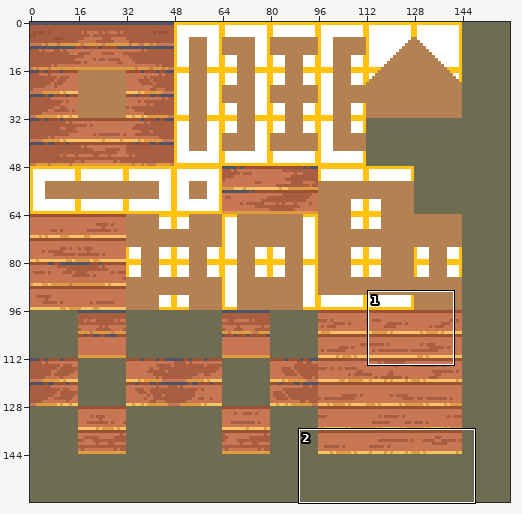
File history of a sprite sheet, images/experimental/rpg/floorboards-b.png. Above: a wide view before the commit, with the close-up outlined.
Close-up. Old version:
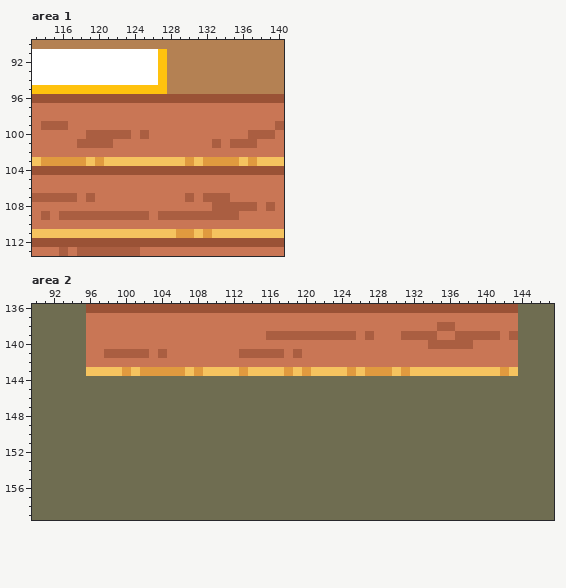
The file is 160x160 pixels. Shown: area 1: x 113..140, y 90..113; area 2: x 90..147, y 136..159.
And afterwards:
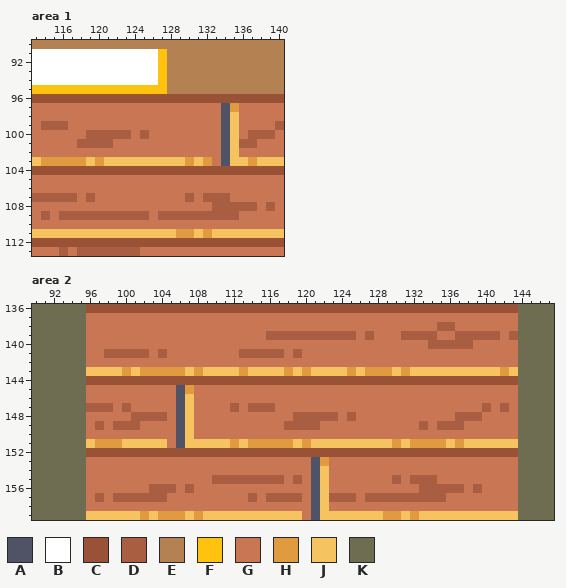
Palette (. is transparent): A #505265  B #ffffff  C #9a5236  D #aa5e41  E #b48153  F #ffc20e  G #c97655  H #e09a3f  J #f5c35f  K #6f6d51
Author's note on the commit: Gave floorboards termination.
From old to new:
--- area 1
@@ x 131..137 @@
  96 CCCCCCC
- 97 GGGGGGG
- 98 GGGGGGG
- 99 GGGGGGG
-100 GGGGGGD
-101 GGDGDDD
-102 GGGGGGG
-103 JHHHHJH
+ 97 GGGAHGG
+ 98 GGGAJGG
+ 99 GGGAJGG
+100 GGGAJGD
+101 GGGAJDD
+102 GGGAJGG
+103 JHGAJJH
 104 CCCCCCC
--- area 2
@@ x 90..147 @@
 143 KKKKKKJJJJHJHHHHHJHJJJJHJJJJHJHJJJJHJHHHJHJJJJJJJJJJHJKKKK
-144 KKKKKKKKKKKKKKKKKKKKKKKKKKKKKKKKKKKKKKKKKKKKKKKKKKKKKKKKKK
-145 KKKKKKKKKKKKKKKKKKKKKKKKKKKKKKKKKKKKKKKKKKKKKKKKKKKKKKKKKK
-146 KKKKKKKKKKKKKKKKKKKKKKKKKKKKKKKKKKKKKKKKKKKKKKKKKKKKKKKKKK
-147 KKKKKKKKKKKKKKKKKKKKKKKKKKKKKKKKKKKKKKKKKKKKKKKKKKKKKKKKKK
-148 KKKKKKKKKKKKKKKKKKKKKKKKKKKKKKKKKKKKKKKKKKKKKKKKKKKKKKKKKK
-149 KKKKKKKKKKKKKKKKKKKKKKKKKKKKKKKKKKKKKKKKKKKKKKKKKKKKKKKKKK
-150 KKKKKKKKKKKKKKKKKKKKKKKKKKKKKKKKKKKKKKKKKKKKKKKKKKKKKKKKKK
-151 KKKKKKKKKKKKKKKKKKKKKKKKKKKKKKKKKKKKKKKKKKKKKKKKKKKKKKKKKK
-152 KKKKKKKKKKKKKKKKKKKKKKKKKKKKKKKKKKKKKKKKKKKKKKKKKKKKKKKKKK
-153 KKKKKKKKKKKKKKKKKKKKKKKKKKKKKKKKKKKKKKKKKKKKKKKKKKKKKKKKKK
-154 KKKKKKKKKKKKKKKKKKKKKKKKKKKKKKKKKKKKKKKKKKKKKKKKKKKKKKKKKK
-155 KKKKKKKKKKKKKKKKKKKKKKKKKKKKKKKKKKKKKKKKKKKKKKKKKKKKKKKKKK
-156 KKKKKKKKKKKKKKKKKKKKKKKKKKKKKKKKKKKKKKKKKKKKKKKKKKKKKKKKKK
-157 KKKKKKKKKKKKKKKKKKKKKKKKKKKKKKKKKKKKKKKKKKKKKKKKKKKKKKKKKK
-158 KKKKKKKKKKKKKKKKKKKKKKKKKKKKKKKKKKKKKKKKKKKKKKKKKKKKKKKKKK
-159 KKKKKKKKKKKKKKKKKKKKKKKKKKKKKKKKKKKKKKKKKKKKKKKKKKKKKKKKKK
+144 KKKKKKCCCCCCCCCCCCCCCCCCCCCCCCCCCCCCCCCCCCCCCCCCCCCCCCKKKK
+145 KKKKKKGGGGGGGGGGAHGGGGGGGGGGGGGGGGGGGGGGGGGGGGGGGGGGGGKKKK
+146 KKKKKKGGGGGGGGGGAJGGGGGGGGGGGGGGGGGGGGGGGGGGGGGGGGGGGGKKKK
+147 KKKKKKDDDGDGGGGGAJGGGGDGDDDGGGGGGGGGGGGGGGGGGGGGGGDGDGKKKK
+148 KKKKKKGGGGGDDDDGAJGGGGGGGGGGGDDDDDGDGGGGGGGGGGGDDDGGGGKKKK
+149 KKKKKKGDGDDDGGGGAJGGGGGGGGGGDDDDGGGGGGGGGGGDGDDDGGGGGGKKKK
+150 KKKKKKGGGGGGGGGGAJGGGGGGGGGGGGGGGGGGGGGGGGGGGGGGGGGGGGKKKK
+151 KKKKKKJHHHJJJJJGAJJJJJHJHHHHHJHJJJJJJJJJHJHHHHJHJJJJJJKKKK
+152 KKKKKKCCCCCCCCCCCCCCCCCCCCCCCCCCCCCCCCCCCCCCCCCCCCCCCCKKKK
+153 KKKKKKGGGGGGGGGGGGGGGGGGGGGGGGGAHGGGGGGGGGGGGGGGGGGGGGKKKK
+154 KKKKKKGGGGGGGGGGGGGGGGGGGGGGGGGAJGGGGGGGGGGGGGGGGGGGGGKKKK
+155 KKKKKKGGGGGGGGGGGGGGDDDDDDDDGDGAJGGGGGGGDGDDDGGGGGGGGGKKKK
+156 KKKKKKGGGGGGGDDDGDGGGGGGGGGGGGGAJGGGGGGGGGGDDDDDGDGGGGKKKK
+157 KKKKKKGDGDDDDDDGGGGGGGGGDGDDDDGAJDDDGDDDDDDDDDGGGGGGGGKKKK
+158 KKKKKKGGGGGGGGGGGGGGGGGGGGGGGGGAJGGGGGGGGGGGGGGGGGGGGGKKKK
+159 KKKKKKJJJJJJHJHHHJHJJJJJJJJJJJGAJJJJJJJHHJHJJJJJJJJJJJKKKK
